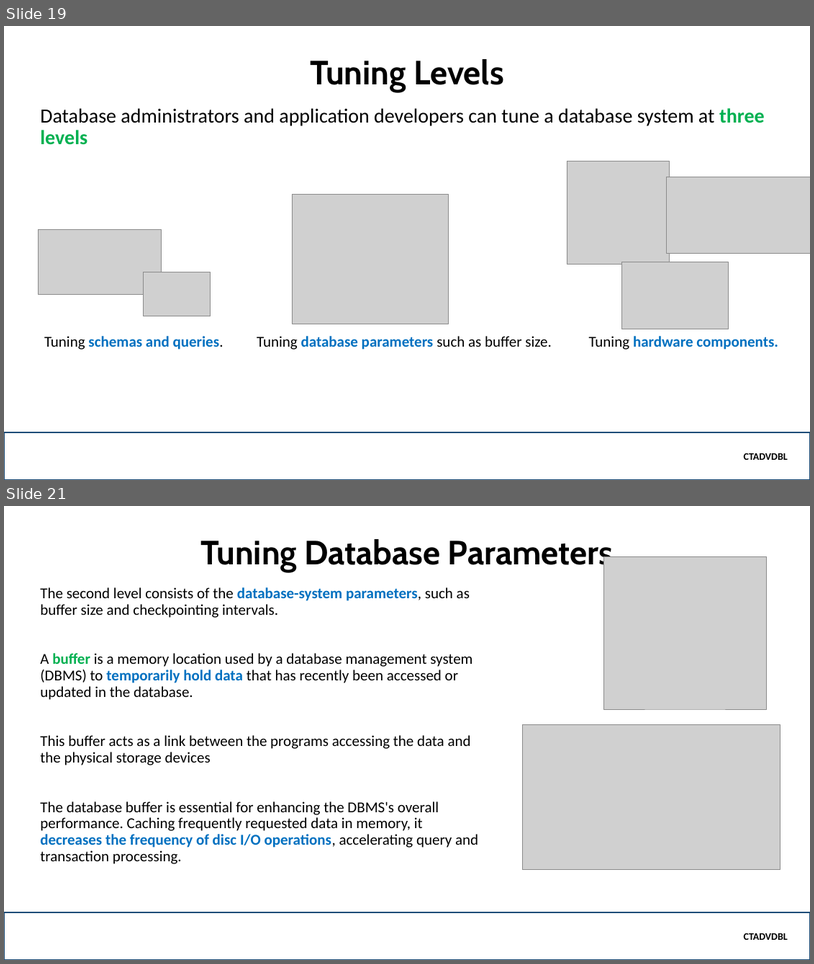
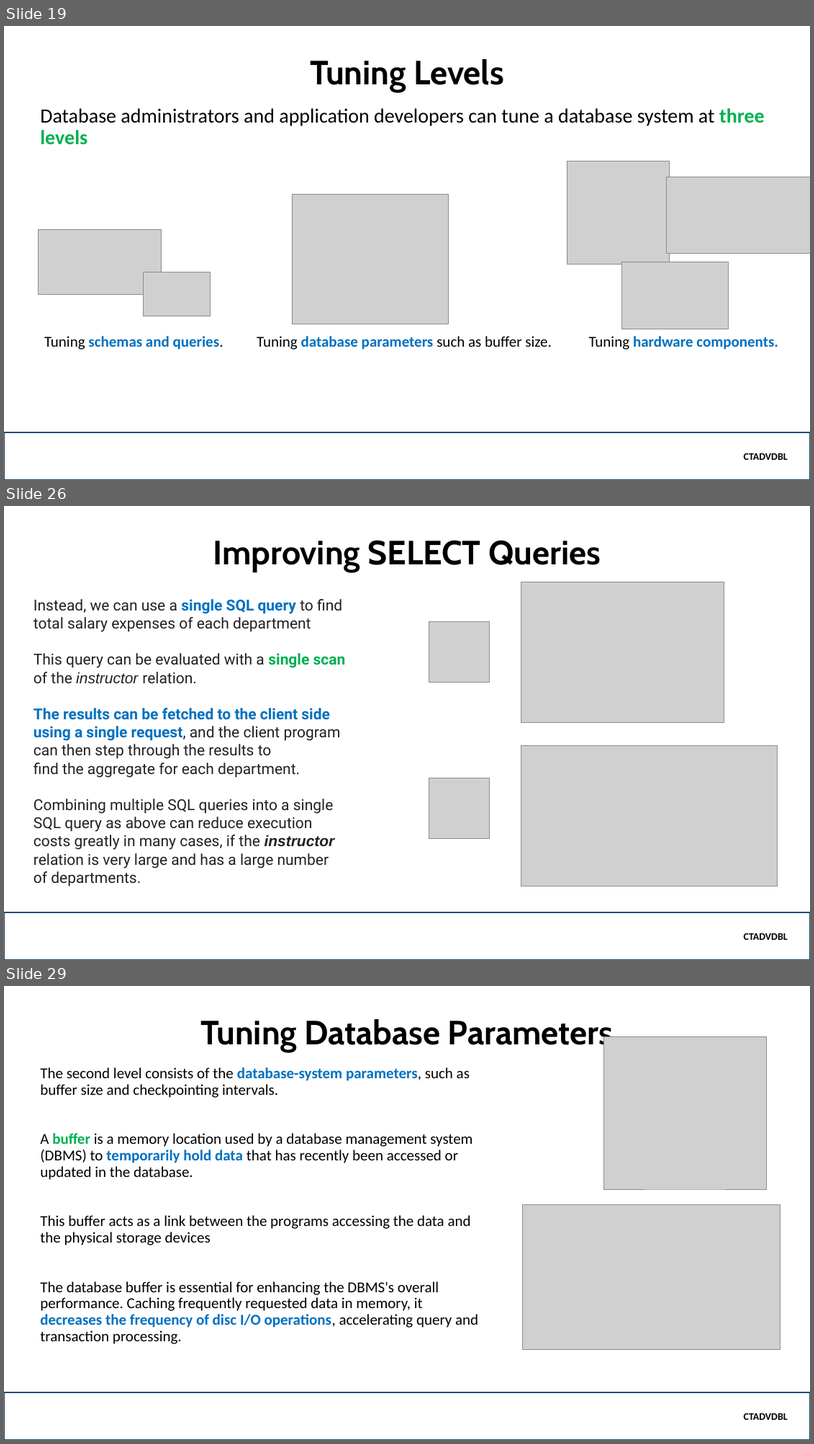
Before and after one commit to robitussin/CTADVDBL, a slide deck: Part 8 - Advanced Topics/powerpoint/Database Performance Tuning.pptx. Shown one above the other, each under a label of ours: slides 19 and 21 before the commit, slides 19, 26 and 29 after it; the slides between them are not shown. The pictures are 814x964 and 814x1444 pixels, drawn with LibreOffice and Linux fonts; fonts in the diff are those of the drawing; grey boxes stand for pictures; background and template pictures are left out. Boxes give left, top, right and bottom in pixels: in the first picture for what was removed or moved away, otherwise in the second. Text is boxed around its words. In the diff, an @@ line names an element or a change of style, - is before the commit and + after.

```diff
--- a/Part 8 - Advanced Topics/powerpoint/Database Performance Tuning.pptx
+++ b/Part 8 - Advanced Topics/powerpoint/Database Performance Tuning.pptx
@@ slide 26 added at <box>4,506,810,960</box>, background picture (left out) @@
@@ title added at <box>214,540,601,573</box>, 40 pt, text #000000, bold @@
+Improving SELECT Queries
@@ picture added at <box>521,582,725,722</box> @@
@@ text added at <box>34,599,346,883</box>, 18 pt, text #242021 @@
+Instead, we can use a single SQL query to find total salary expenses of each department
+This query can be evaluated with a single scan of the instructor relation.
+The results can be fetched to the client side using a single request, and the client program can then step through the results to
+find the aggregate for each department.
+Combining multiple SQL queries into a single SQL query as above can reduce execution costs greatly in many cases, if the instructor relation is very large and has a large number of departments.
@@ picture added at <box>430,621,490,682</box> @@
@@ picture added at <box>521,746,778,886</box> @@
@@ picture added at <box>430,778,490,839</box> @@
@@ rectangle added at <box>4,912,810,960</box>, outline #1F4E79 2.25 pt, 12 pt, text #000000, bold @@
+CTADVDBL
@@ what was slide 21 is now slide 29 @@
```
Also in this commit, not shown: 1 slide changed, 7 other slides added.
